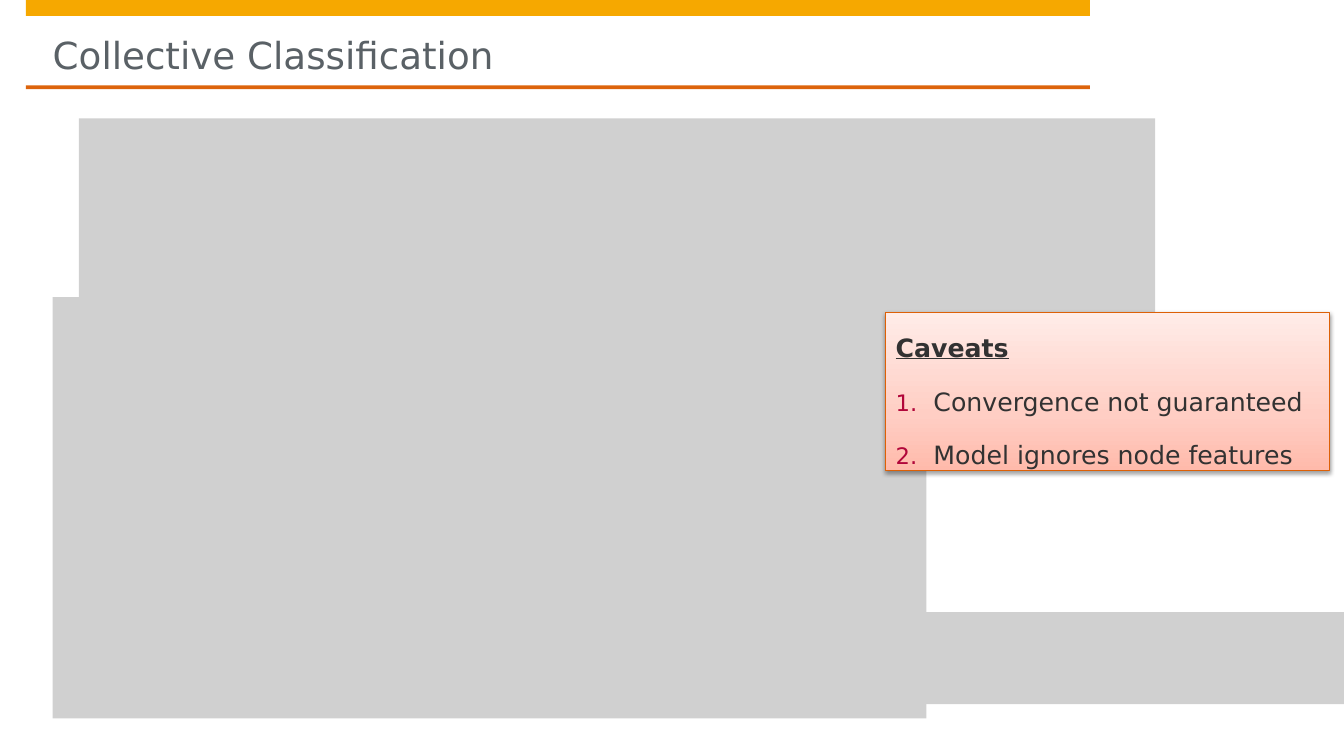
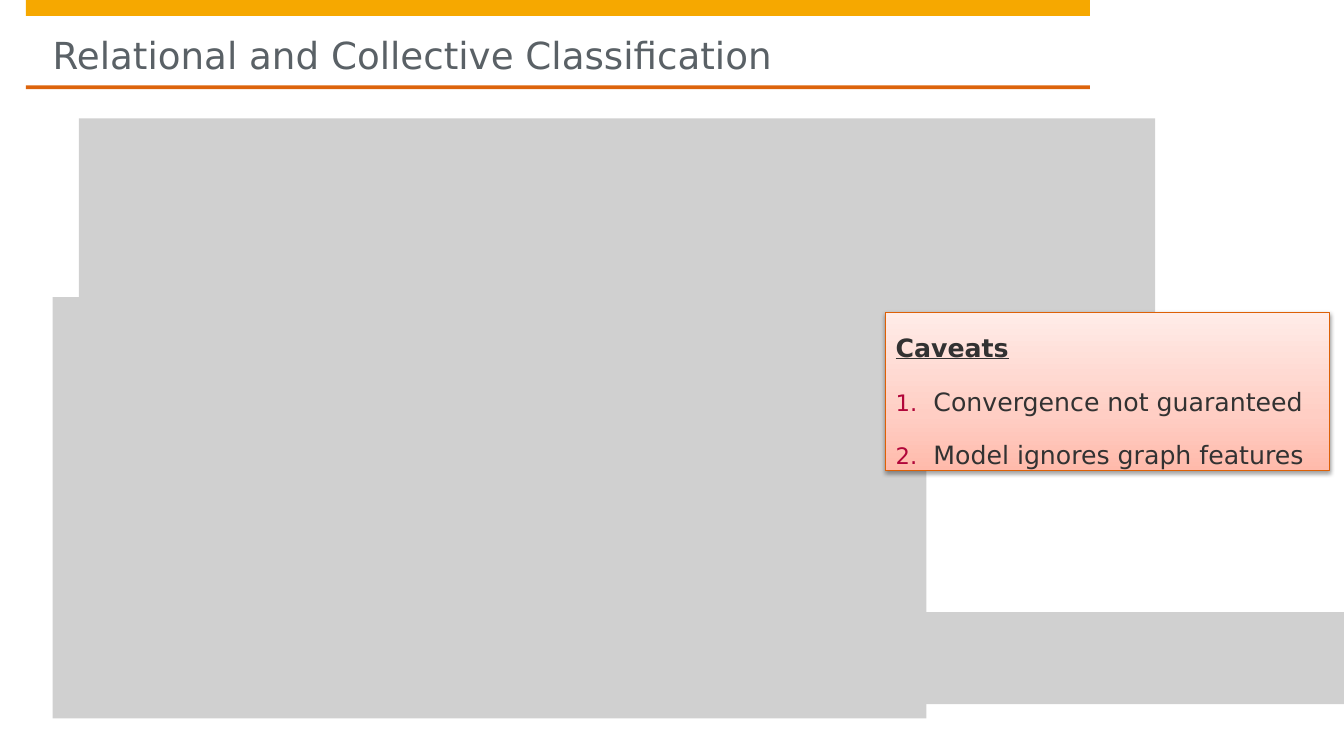
Before and after one commit to hpi-sam/GNN-Course-2020, a slide deck: slide 6 of 4. Messaging Passing for Node Classification.pptx. Drawn at 1344x756 pixels with LibreOffice and Linux fonts; fonts in the diff are those of the drawing; grey boxes stand for pictures; background and template pictures are left out. Boxes give left, top, right and bottom in pixels: in the first picture for what was removed or moved away, otherwise in the second. Text is boxed around its words. In the diff, an @@ line names an element or a change of style, - is before the commit and + after.

```diff
--- a/4. Messaging Passing for Node Classification.pptx
+++ b/4. Messaging Passing for Node Classification.pptx
@@ title at (x1=53, y1=40, x2=771, y2=70): text changed @@
-Collective Classification
+Relational and Collective Classification
@@ text in rectangle at (x1=933, y1=445, x2=1303, y2=471): text changed @@
-2. Model ignores node features
+2. Model ignores graph features
```
Also in this commit, not shown: 4 other slides changed, 3 slides added, 2 slides removed.
